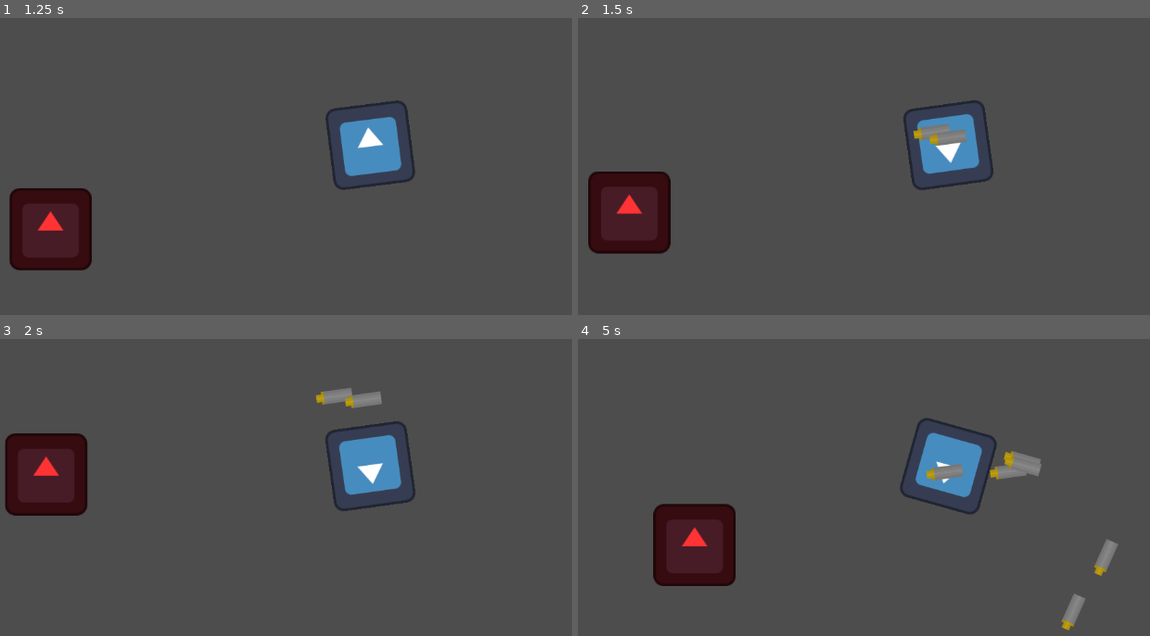
Above: before the commit, frames 1-4 (two rows, left to right).
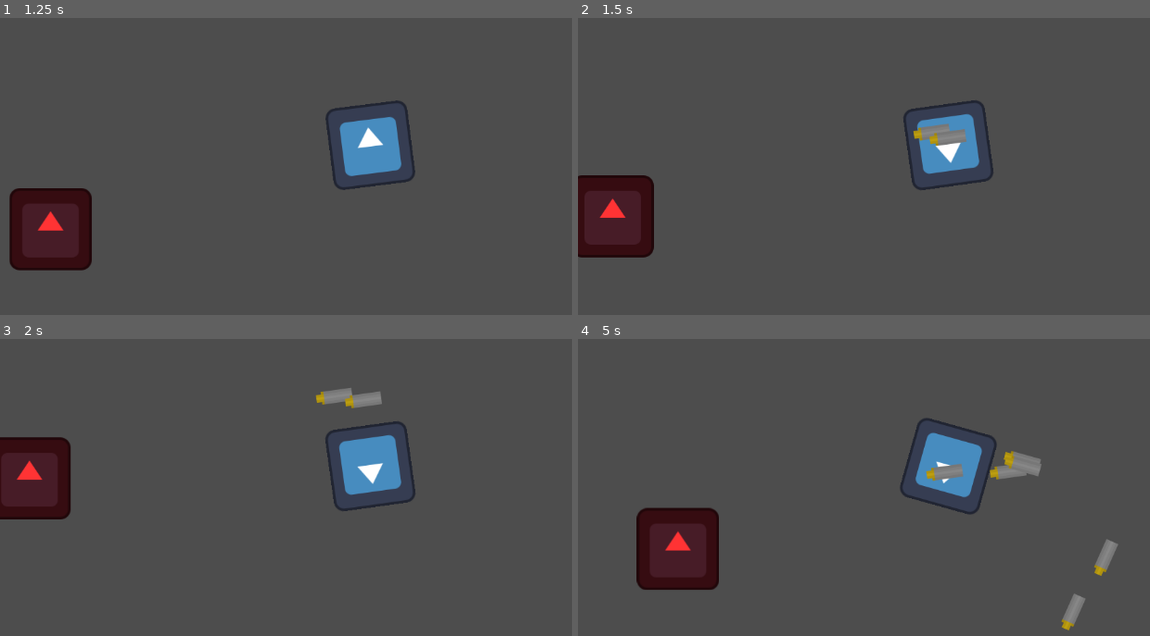
Above: after the commit, the same moments.

Repository: Do-Good-Games/MaskGameTest
Game: Godot game, scene res://testLevel.tscn
Same seed, same stepped clock (60 frames per second), same inputs: the game is played once before the commit and once after it. The engine's default icon, where the game draws it, is replaced by a stand-in: a white triangle on a blue panel in a dark square.
Inputs (mouse positions are in pixels of both pictures, inside the frame that each line leads up to):
- Up to frame 1 (1.25 s): tap Enter at 0.5 s; move the mouse to (531, 124) at 0.52 s; press the mouse at (531, 124) at 0.53 s; hold D (right) from 0.53 s (still down)
- Up to frame 2 (1.5 s): move the mouse to (801, 166) at 1.27 s; release D (right) at 1.28 s; release the mouse at (801, 166) at 1.28 s; hold S (down) from 1.28 s (still down); click (801, 166) at 1.35 s
- Up to frame 3 (2 s): keep holding S (down)
- Up to frame 4 (5 s): move the mouse to (1024, 374) at 2.02 s; release S (down) at 2.03 s; press the mouse at (1024, 374) at 2.03 s; hold D (right) 2.03-2.78 s; move the mouse to (909, 549) at 2.77 s; release the mouse at (909, 549) at 2.78 s; hold W (up) 2.78-3.53 s; click (909, 549) at 2.85 s; move the mouse to (outside the picture) at 3.52 s; press the mouse at (outside the picture) at 3.53 s; hold A (left) from 3.53 s (still down); move the mouse to (726, 404) at 4.27 s; release the mouse at (726, 404) at 4.28 s; click (726, 404) at 4.35 s

Frame 1 is identical in both runs. In frame 2, 2.1% of the frame differs, in the area x 0-17%, y 51-81%; in frame 3, 1.8%; in frame 4, 2.4%, in the area x 10-28%, y 55-85%.

Commit message:
gravity correctly drags the collectable

Diff:
--- a/Character/bobby_collectable.gd
+++ b/Character/bobby_collectable.gd
@@ -3,23 +3,33 @@
 var inGravity = false
 var inGrab = false
 
+var goingToPlayer = false
+
 
 func _process(delta: float) -> void:
-	if Input.is_action_just_pressed("click"):
+	if Input.is_action_pressed("click"):
 		if(inGravity):
 			activate_gravity(delta)
 		if(inGrab):
 			activate_grab()
 			#self.queue_free()
 
+	if Input.is_action_just_released("click"):
+		goingToPlayer = false
+
+func _physics_process(delta: float) -> void:
+	if(goingToPlayer):
+		position += position.direction_to(Vector2(game_manager.playerx,game_manager.playery)) * 100 * delta
+
 func activate_grab() -> void:
 	print("active grab")
+	self.queue_free()
 
 func activate_gravity(delta: float) -> void:
 	print("active gravity")
 	print(game_manager.playerx)
 	print(game_manager.playery)
-	position += position.direction_to(Vector2(game_manager.playerx,game_manager.playery)) * 2000 * delta
+	goingToPlayer = true
 
 func _on_body_entered(body: Node2D) -> void:
 	print(body)
